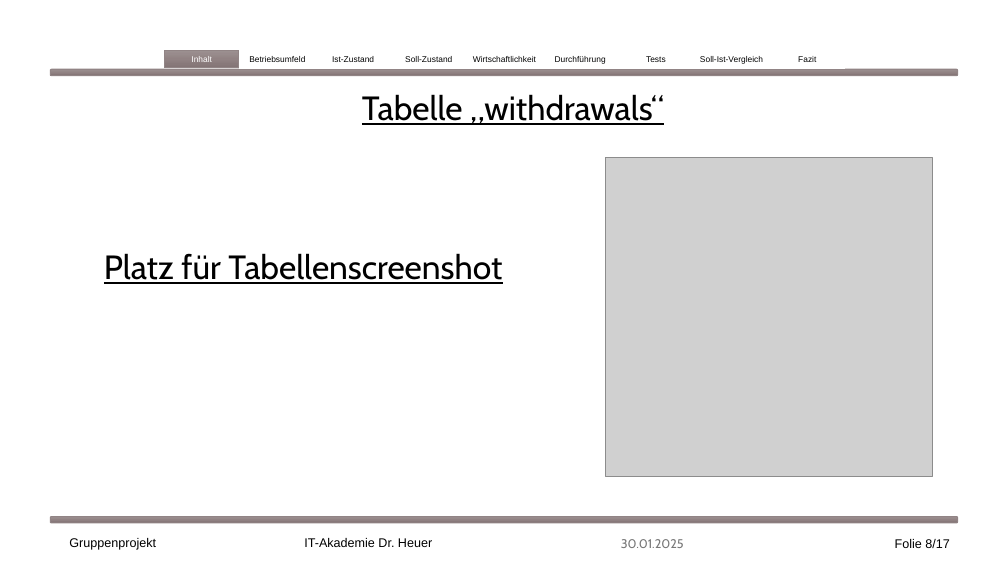
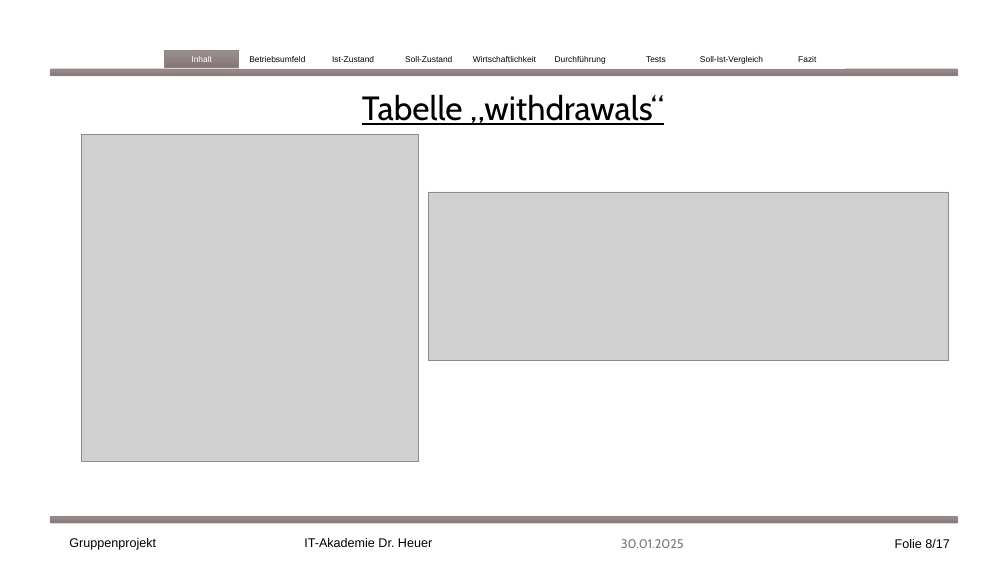
Before and after one commit to EkaterinaShmeleva/MediaManagementSystem, a slide deck: slide 8 of Medienverwaltungsdatenbank Gruppe1.pptx. Drawn at 1008x567 pixels with LibreOffice and Linux fonts; fonts in the diff are those of the drawing; grey boxes stand for pictures. Boxes give left, top, right and bottom in pixels: in the first picture for what was removed or moved away, otherwise in the second. Text is boxed around its words. In the diff, an @@ line names an element or a change of style, - is before the commit and + after.

```diff
--- a/Medienverwaltungsdatenbank Gruppe1.pptx
+++ b/Medienverwaltungsdatenbank Gruppe1.pptx
@@ picture: place and size @@
-picture at (605, 158, 932, 476)
+picture at (82, 135, 418, 461)
@@ picture added at (428, 192, 948, 361) @@
@@ text removed at (104, 253, 502, 284) @@
-Platz für Tabellenscreenshot
```
Also in this commit, not shown: 1 other slide changed, 1 slide added.
